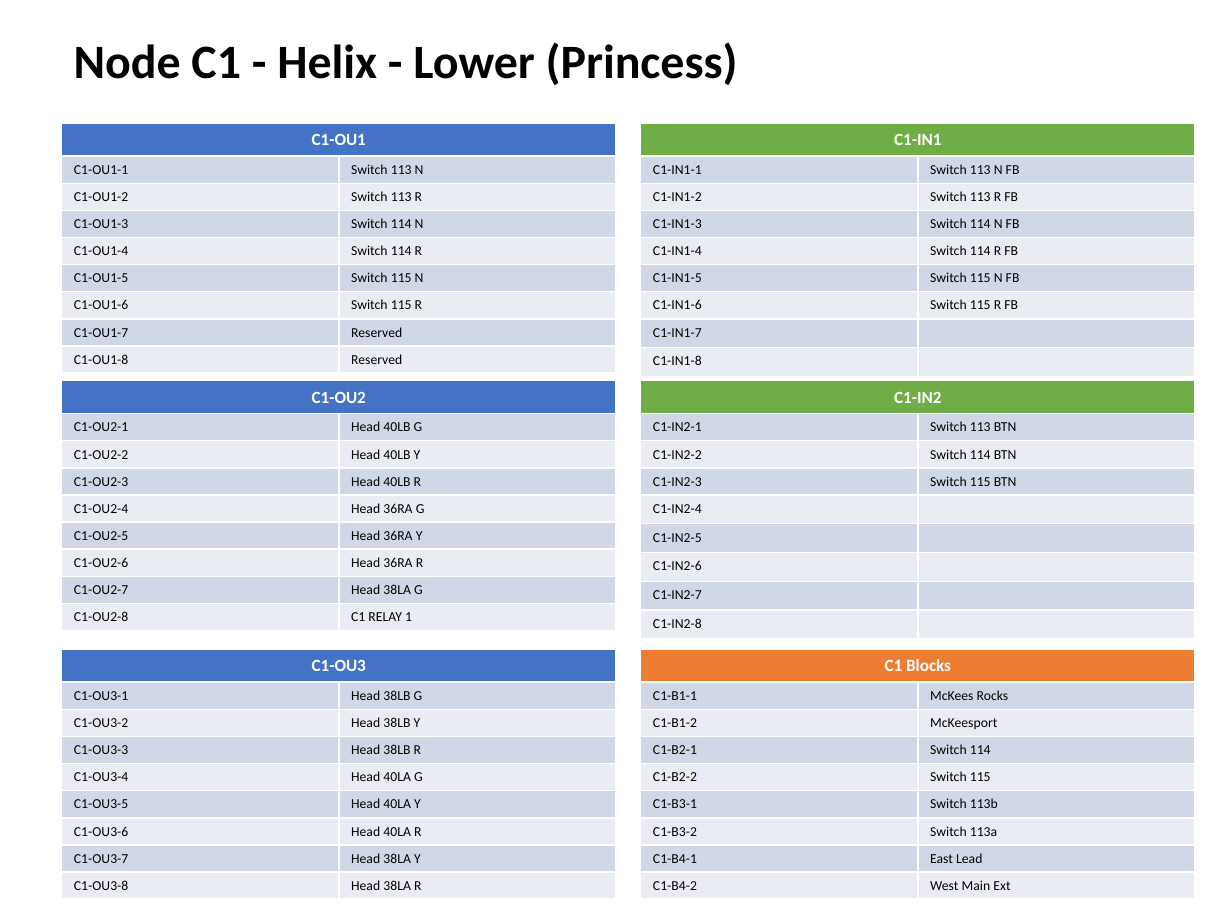
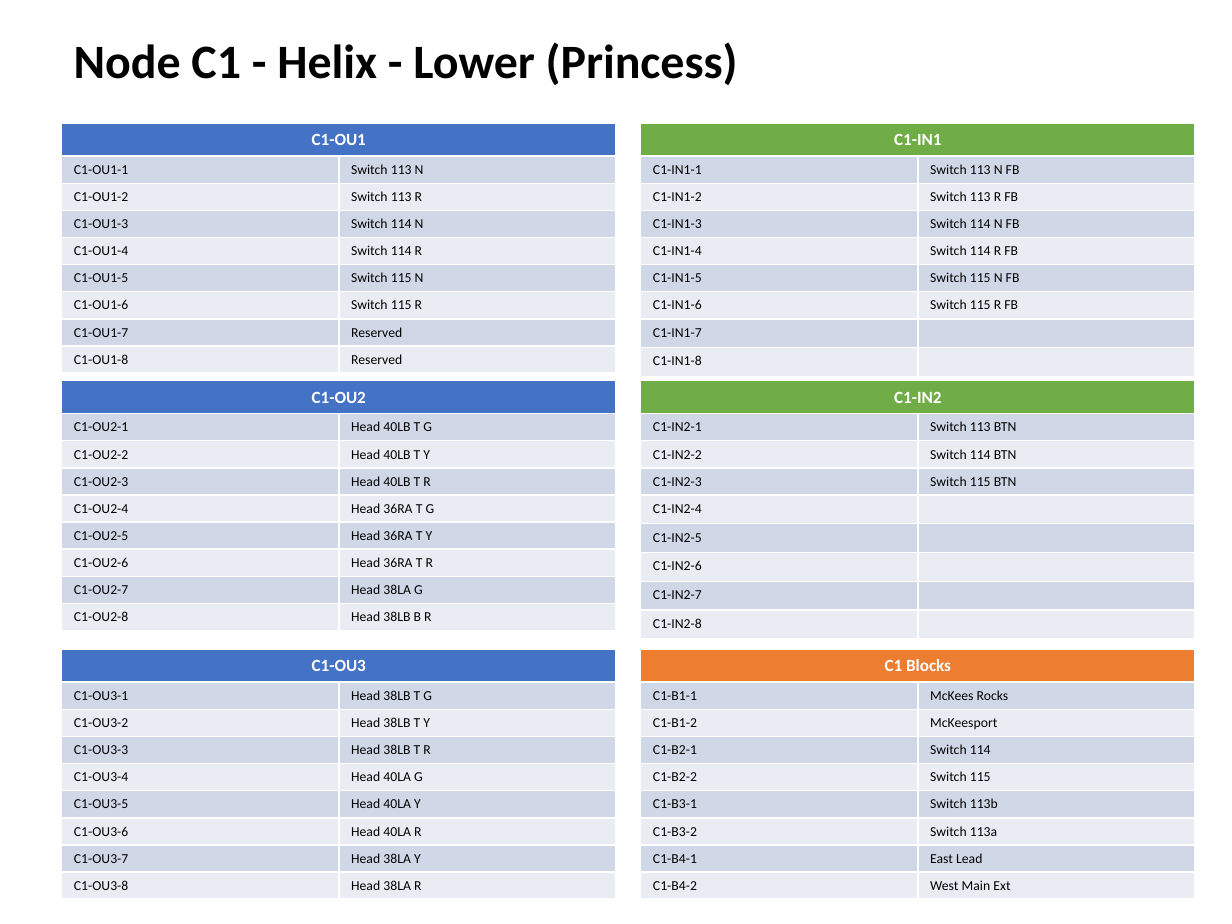
Before and after one commit to lnevo/hart, a slide deck: slide 3 of docs/wiring/Wiring_Schematic.pptx. Drawn at 1232x924 pixels with LibreOffice and Linux fonts; fonts in the diff are those of the drawing. Boxes give left, top, right and bottom in pixels: in the first picture for what was removed or moved away, otherwise in the second. Text is boxed around its words. In the diff, an @@ line names an element or a change of style, - is before the commit and + after.

```diff
--- a/docs/wiring/Wiring_Schematic.pptx
+++ b/docs/wiring/Wiring_Schematic.pptx
@@ table at <box>62,381,616,625</box> @@
-row 2, column 2: Head 40LB G
+row 2, column 2: Head 40LB T G
-row 3, column 2: Head 40LB Y
+row 3, column 2: Head 40LB T Y
-row 4, column 2: Head 40LB R
+row 4, column 2: Head 40LB T R
-row 5, column 2: Head 36RA G
+row 5, column 2: Head 36RA T G
-row 6, column 2: Head 36RA Y
+row 6, column 2: Head 36RA T Y
-row 7, column 2: Head 36RA R
+row 7, column 2: Head 36RA T R
-row 9, column 2: C1 RELAY 1
+row 9, column 2: Head 38LB B R
@@ table at <box>62,649,616,894</box> @@
-row 2, column 2: Head 38LB G
+row 2, column 2: Head 38LB T G
-row 3, column 2: Head 38LB Y
+row 3, column 2: Head 38LB T Y
-row 4, column 2: Head 38LB R
+row 4, column 2: Head 38LB T R
```
Also in this commit, not shown: 5 other slides changed, 15 other files.
